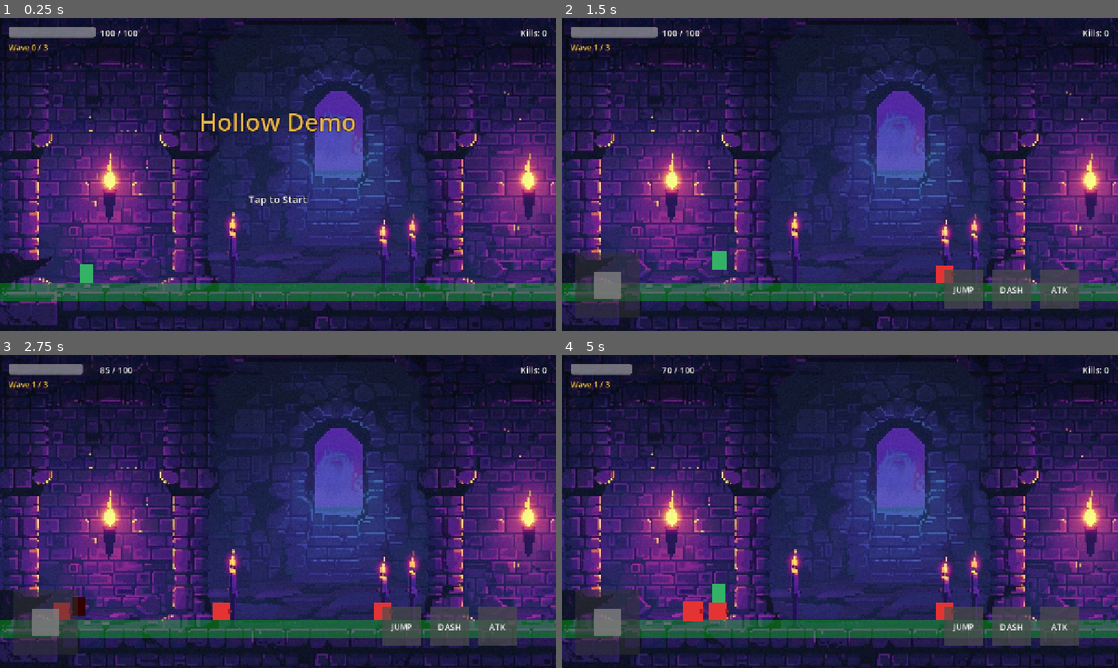
Above: before the commit, frames 1-4 (two rows, left to right).
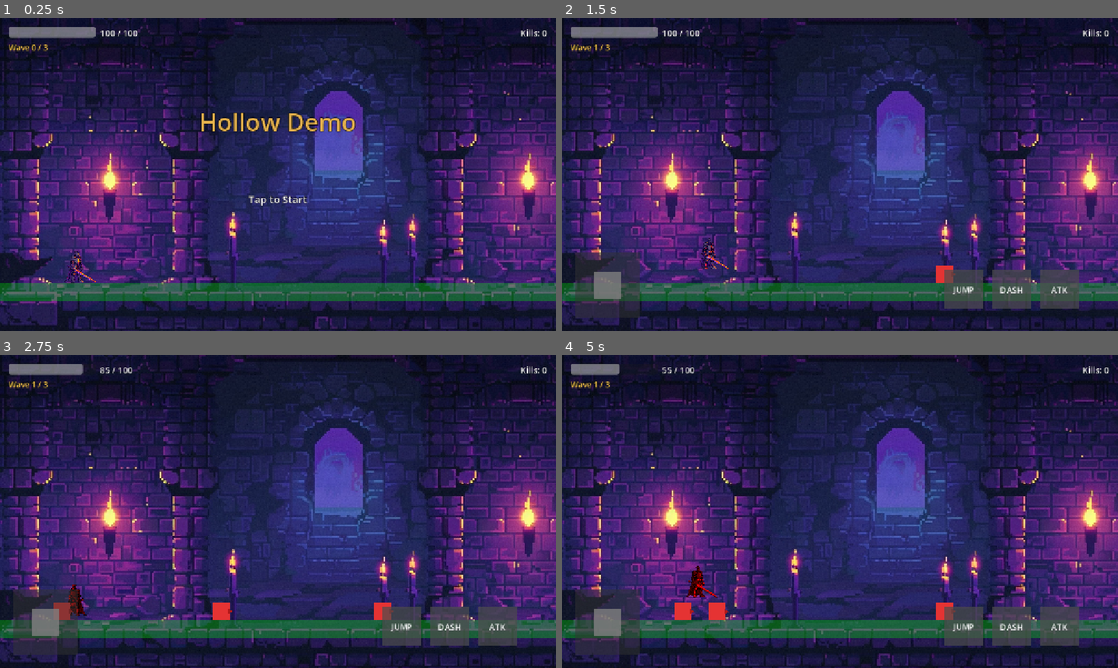
Above: after the commit, the same moments.

Repository: myself594/flappy-bird
Game: Godot game, scene res://scenes/main.tscn
The game is run twice, just before and just after one commit, with the same random seed, the same clock (stepped at 60 frames per second) and the same inputs.
Inputs (mouse positions are in pixels of both pictures, inside the frame that each line leads up to):
- Up to frame 1 (0.25 s): no input
- Up to frame 2 (1.5 s): tap Enter at 0.5 s; move the mouse to (962, 158) at 0.52 s; hold D (move_right) 0.53-1.25 s; click (962, 158) at 0.6 s; tap W (jump) at 0.77 s; drag from (728, 190) to (812, 237) at 1.27 s
- Up to frame 3 (2.75 s): move the mouse to (333, 442) at 2.02 s; hold A (move_left) from 2.03 s (still down); tap Shift (dash) at 2.1 s; click (333, 442) at 2.3 s
- Up to frame 4 (5 s): release A (move_left) at 2.75 s; drag from (812, 574) to (673, 464) at 2.77 s; move the mouse to (1006, 558) at 3.52 s; hold D (move_right) 3.53-4.25 s; click (1006, 558) at 3.6 s; tap W (jump) at 3.77 s; drag from (673, 464) to (739, 567) at 4.27 s

The runs differ from the first frame. In frame 1, 0.3% of the frame differs, in the area x 11-18%, y 74-85%; in frame 2, 0.3%; in frame 3, 0.2%; in frame 4, 0.7%, in the area x 10-30%, y 2-86%.

Commit message:
上传近战战士的图片素材
- 添加战士像素图 (warrior.png) 512x487
- 更新玩家精灵从 Polygon2D 改为 Sprite2D
- 缩放比例 0.15 使角色适合游戏画面
- 调整身体碰撞区域为 30x65 矩形
- 调整攻击区域为 100x50，位置 60 像素
- 使用 flip_h 实现角色左右翻转

Diff:
--- a/scenes/main.tscn
+++ b/scenes/main.tscn
@@ -1,16 +1,17 @@
-[gd_scene load_steps=10 format=3 uid="uid://main001"]
+[gd_scene load_steps=11 format=3 uid="uid://main001"]
 
 [ext_resource type="Script" path="res://scripts/game_manager.gd" id="1_manager"]
 [ext_resource type="Script" path="res://scripts/player.gd" id="2_player"]
 [ext_resource type="Script" path="res://scripts/virtual_joystick.gd" id="3_joystick"]
 [ext_resource type="Script" path="res://scripts/virtual_button.gd" id="4_button"]
 [ext_resource type="Texture2D" path="res://assets/images/scene_background.jpg" id="5_background"]
-
-[sub_resource type="CircleShape2D" id="CircleShape2D_body"]
-radius = 20.0
+[ext_resource type="Texture2D" path="res://assets/images/warrior.png" id="6_warrior"]
+
+[sub_resource type="RectangleShape2D" id="RectangleShape2D_body"]
+size = Vector2(30, 65)
 
 [sub_resource type="RectangleShape2D" id="RectangleShape2D_attack"]
-size = Vector2(80, 60)
+size = Vector2(100, 50)
 
 [sub_resource type="RectangleShape2D" id="RectangleShape2D_ground"]
 size = Vector2(1280, 40)
@@ -60,15 +61,16 @@
 
 script = ExtResource("2_player")
 
-[node name="Sprite" type="Polygon2D" parent="Player"]
-color = Color(0.2, 0.7, 0.4, 1)
-polygon = PackedVector2Array(-16, -24, 16, -24, 16, 20, -16, 20)
+[node name="Sprite" type="Sprite2D" parent="Player"]
+position = Vector2(-15, -5)
+scale = Vector2(0.15, 0.15)
+texture = ExtResource("6_warrior")
 
 [node name="CollisionShape2D" type="CollisionShape2D" parent="Player"]
-shape = SubResource("CircleShape2D_body")
+shape = SubResource("RectangleShape2D_body")
 
 [node name="AttackArea" type="Area2D" parent="Player"]
-position = Vector2(50, 0)
+position = Vector2(60, 0)
 collision_layer = 4
 collision_mask = 2
 monitoring = false
--- a/scripts/player.gd
+++ b/scripts/player.gd
@@ -45,7 +45,7 @@
 var touch_jump_pressed: bool = false
 
 # Node references
-@onready var sprite: Polygon2D = $Sprite
+@onready var sprite: Sprite2D = $Sprite
 @onready var collision_shape: CollisionShape2D = $CollisionShape2D
 @onready var attack_area: Area2D = $AttackArea
 @onready var dash_timer: Timer = $DashTimer
@@ -86,12 +86,12 @@
 		# Update facing direction and attack area position
 		if input_dir > 0:
 			facing_right = true
-			sprite.scale.x = 1
-			attack_area.position.x = 50
+			sprite.flip_h = false
+			attack_area.position.x = 60
 		elif input_dir < 0:
 			facing_right = false
-			sprite.scale.x = -1
-			attack_area.position.x = -50
+			sprite.flip_h = true
+			attack_area.position.x = -60
 
 	move_and_slide()
 	handle_input()
Renamed: 1000079861-removebg-preview.png -> assets/images/warrior.png
